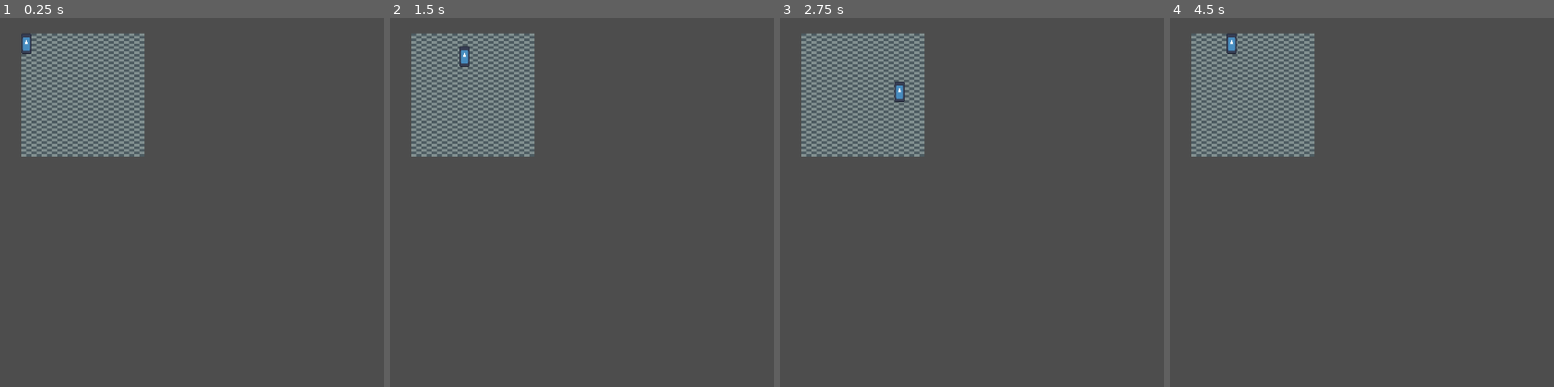
Above: before the commit, frames 1-4 (left to right).
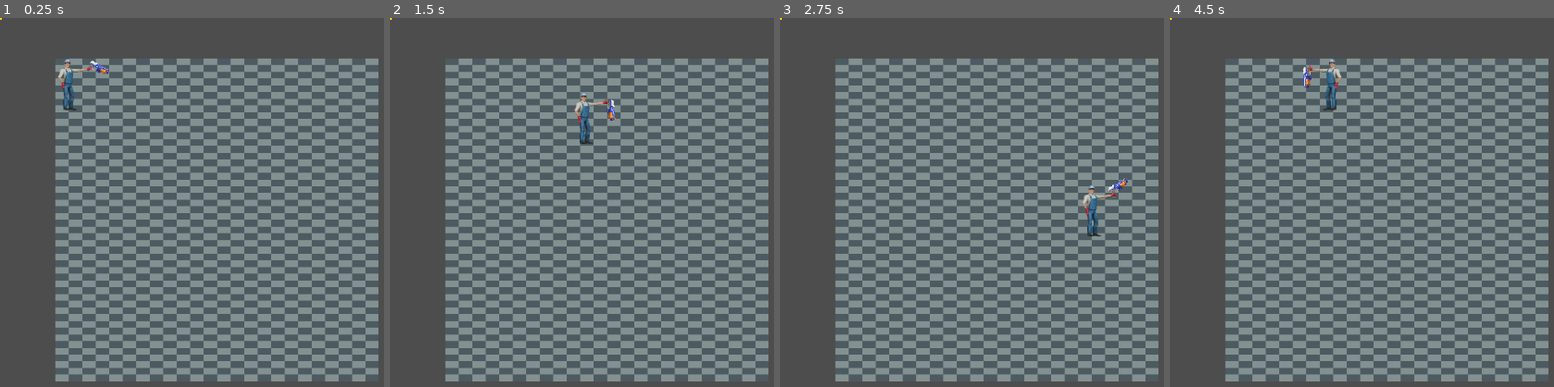
Above: after the commit, the same moments.

Repository: zach-sousa-dev/gdc-jam-1
Game: Godot game, scene res://scenes/test_environment.tscn
The game is run twice, just before and just after one commit, with the same random seed, the same clock (stepped at 60 frames per second) and the same inputs. The engine's default icon, where the game draws it, is replaced by a stand-in: a white triangle on a blue panel in a dark square.
Inputs (mouse positions are in pixels of both pictures, inside the frame that each line leads up to):
- Up to frame 1 (0.25 s): no input
- Up to frame 2 (1.5 s): tap Enter at 0.5 s; move the mouse to (outside the picture) at 0.52 s; hold D (move_right) 0.53-1.28 s; click (outside the picture) at 0.6 s; move the mouse to (612, 246) at 1.27 s; hold S (move_down) from 1.28 s (still down); click (612, 246) at 1.35 s
- Up to frame 3 (2.75 s): move the mouse to (outside the picture) at 2.02 s; release S (move_down) at 2.03 s; hold D (move_right) from 2.03 s (still down); click (outside the picture) at 2.1 s
- Up to frame 4 (4.5 s): move the mouse to (1504, 309) at 2.77 s; release D (move_right) at 2.78 s; hold W (move_up) 2.78-3.53 s; click (1504, 309) at 2.85 s; move the mouse to (outside the picture) at 3.52 s; hold A (move_left) from 3.53 s (still down); click (outside the picture) at 3.6 s; move the mouse to (1319, 161) at 4.27 s; click (1319, 161) at 4.35 s

The runs differ from the first frame. In frame 1, 43% of the frame differs, in the area x 0-99%, y 0-99%; in frame 2, 43%; in frame 3, 43%; in frame 4, 43%.

Commit message:
working on bullets

Diff:
--- /dev/null
+++ b/assets/scripts/bullet.gd
@@ -0,0 +1,20 @@
+extends CharacterBody2D
+
+var start = Vector2(0, 0)
+var end = Vector2(0,0)
+var dir = Vector2(0,0)
+
+# Called when the node enters the scene tree for the first time.
+func _ready() -> void:
+	pass # Replace with function body.
+
+
+# Called every frame. 'delta' is the elapsed time since the previous frame.
+func _process(delta: float) -> void:
+	velocity = dir * 1
+
+func with_params(start_pos: Vector2, end_pos: Vector2) -> void:
+	start = start_pos
+	end = end_pos
+	var temp = end - start
+	dir = temp.normalized()
--- /dev/null
+++ b/assets/scripts/gun.gd
@@ -0,0 +1,15 @@
+extends Node2D
+
+static var bullet_scene = preload("res://scenes/bullet.tscn")
+
+# Called when the node enters the scene tree for the first time.
+func _ready() -> void:
+	pass # Replace with function body.
+
+
+# Called every frame. 'delta' is the elapsed time since the previous frame.
+func _process(delta: float) -> void:
+	look_at(get_global_mouse_position())
+	if(Input.is_action_just_pressed("fire")):
+		var bullet = bullet_scene.instantiate().with_params(position, get_global_mouse_position())
+		add_child(bullet)
--- a/assets/scripts/player.gd
+++ b/assets/scripts/player.gd
@@ -3,6 +3,17 @@
 
 const SPEED = 100.0
 
+@onready var PLAYER_SPRITE = $'AnimatedSprite2D'
+@onready var GUN_PARENT = $'GunParent'
+@onready var GUN_PARENT_ORIGINAL_SCALE_X = GUN_PARENT.scale.x
+
+func _process(delta: float) -> void:
+	if get_global_mouse_position().x < position.x:
+		PLAYER_SPRITE.flip_h = true
+		GUN_PARENT.scale.x = -GUN_PARENT_ORIGINAL_SCALE_X
+	else:
+		PLAYER_SPRITE.flip_h = false
+		GUN_PARENT.scale.x = GUN_PARENT_ORIGINAL_SCALE_X
 
 func _physics_process(delta: float) -> void:
 	var xDirection := Input.get_axis("move_left", "move_right")
--- a/project.godot
+++ b/project.godot
@@ -43,3 +43,8 @@
 "events": [Object(InputEventKey,"resource_local_to_scene":false,"resource_name":"","device":0,"window_id":0,"alt_presse …(189 unchanged characters)…
 ]
 }
+fire={
+"deadzone": 0.2,
+"events": [Object(InputEventMouseButton,"resource_local_to_scene":false,"resource_name":"","device":-1,"window_id":0,"alt_pressed":false,"shift_pressed":false,"ctrl_pressed":false,"meta_pressed":false,"button_mask":1,"position":Vector2(156, 22),"global_position":Vector2(165, 70),"factor":1.0,"button_index":1,"canceled":false,"pressed":true,"double_click":false,"script":null)
+]
+}
--- /dev/null
+++ b/scenes/bullet.tscn
@@ -0,0 +1,11 @@
+[gd_scene load_steps=3 format=3 uid="uid://la083tb427wj"]
+
+[ext_resource type="Script" uid="uid://btbmc2c777kjs" path="res://assets/scripts/bullet.gd" id="1_y25gk"]
+[ext_resource type="Texture2D" uid="uid://f3mh7ipecvd3" path="res://assets/images/bullet.png" id="2_l5glv"]
+
+[node name="Bullet" type="CharacterBody2D"]
+script = ExtResource("1_y25gk")
+
+[node name="Sprite2D" type="Sprite2D" parent="."]
+texture_filter = 1
+texture = ExtResource("2_l5glv")
--- a/scenes/test_environment.tscn
+++ b/scenes/test_environment.tscn
@@ -1,10 +1,24 @@
-[gd_scene load_steps=7 format=3 uid="uid://ctsowiuwr1cga"]
+[gd_scene load_steps=11 format=3 uid="uid://ctsowiuwr1cga"]
 
 [ext_resource type="Script" uid="uid://cl013ejiagg4q" path="res://assets/scripts/test_environment.gd" id="1_8ya4j"]
-[ext_resource type="Texture2D" uid="uid://dl1hm1ubpx7d4" path="res://icon.svg" id="1_uhjjb"]
 [ext_resource type="Texture2D" uid="uid://tkptebiy0xlm" path="res://assets/images/floor.png" id="2_b3mux"]
 [ext_resource type="Script" uid="uid://c5dyag01bq8y0" path="res://assets/scripts/player.gd" id="2_nbain"]
+[ext_resource type="Texture2D" uid="uid://byccnpgb1w28x" path="res://assets/images/character_placeholder.png" id="4_810np"]
+[ext_resource type="Script" uid="uid://jsiqjctst0em" path="res://assets/scripts/gun.gd" id="4_b2arr"]
+[ext_resource type="Texture2D" uid="uid://cq4e07dggxayd" path="res://assets/images/gun_placeholder.png" id="4_frvy6"]
 [ext_resource type="Script" uid="uid://ykd5qtcn5nq7" path="res://assets/scripts/camera_2d.gd" id="5_5qein"]
+[ext_resource type="PackedScene" uid="uid://la083tb427wj" path="res://scenes/bullet.tscn" id="8_810np"]
+
+[sub_resource type="SpriteFrames" id="SpriteFrames_b2arr"]
+animations = [{
+"frames": [{
+"duration": 1.0,
+"texture": ExtResource("4_810np")
+}],
+"loop": true,
+"name": &"stand",
+"speed": 5.0
+}]
 
 [sub_resource type="RectangleShape2D" id="RectangleShape2D_b3mux"]
 size = Vector2(16, 32)
@@ -739,10 +753,25 @@
 position = Vector2(33, 24)
 script = ExtResource("2_nbain")
 
-[node name="Sprite2D" type="Sprite2D" parent="Player"]
+[node name="GunParent" type="Node2D" parent="Player"]
 position = Vector2(8, 16)
-scale = Vector2(0.125, 0.25)
-texture = ExtResource("1_uhjjb")
+
+[node name="Gun" type="Node2D" parent="Player/GunParent"]
+position = Vector2(12, -10)
+script = ExtResource("4_b2arr")
+
+[node name="Sprite2D" type="Sprite2D" parent="Player/GunParent/Gun"]
+texture_filter = 1
+position = Vector2(5, -2)
+scale = Vector2(0.202415, 0.208333)
+texture = ExtResource("4_frvy6")
+
+[node name="AnimatedSprite2D" type="AnimatedSprite2D" parent="Player"]
+position = Vector2(-10, -1)
+scale = Vector2(0.101, 0.094)
+sprite_frames = SubResource("SpriteFrames_b2arr")
+animation = &"stand"
+centered = false
 
 [node name="CollisionShape2D" type="CollisionShape2D" parent="Player"]
 position = Vector2(8, 16)
@@ -750,4 +779,7 @@
 
 [node name="Camera2D" type="Camera2D" parent="."]
 anchor_mode = 0
+zoom = Vector2(2.62, 2.62)
 script = ExtResource("5_5qein")
+
+[node name="Bullet" parent="." instance=ExtResource("8_810np")]
Binary file added: assets/images/bullet.png
Not shown, added: assets/images/bullet.png.import
Binary file added: assets/images/character_placeholder.png
Not shown, added: assets/images/character_placeholder.png.import
Not shown, added: assets/scripts/bullet.gd.uid
Not shown, added: assets/scripts/gun.gd.uid
